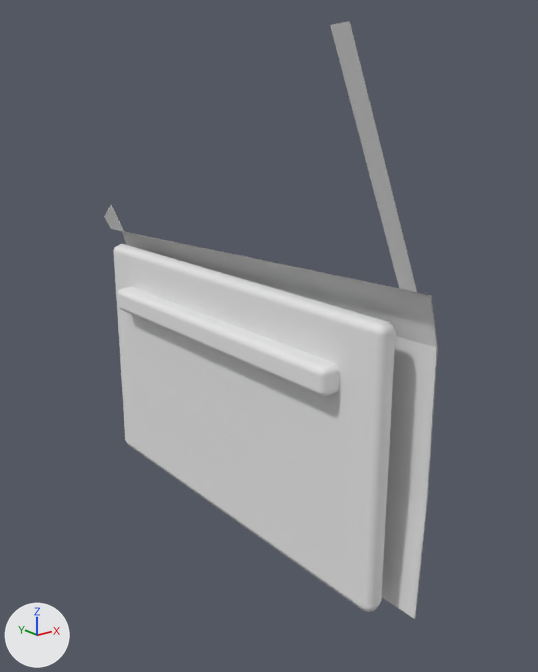
An edit to the OBJ model realweather/src/main/resources/assets/realweather/models/vehicle/sport/door_fr.obj, drawn before and after from the same camera.
Before and after are seen from a 50 mm camera at (-1.053, -1.927, 1.274) aimed at (-0.038, -0.658, 0.767). The axes (+X, +Y, +Z) are drawn at lower left. The lights are the same throughout. The older version comes first. Materials are left out; every surface is plain grey. Where no turn or scale is listed for an object, it has been applied to the vertices.

The scene before the commit, as lines of its bpy script (objects in view):
```python
me_door_fr = bpy.data.meshes.new('door_fr')
me_door_fr.from_pydata(...)  # 238 vertices, 193 faces; spans x -0.264..0.006, y -1.12..0.0, z 0.28..1.382
# faces by material slot: [9, 54, 54, 15, 54, 7]
me_door_fr.materials.append(mat_black)
me_door_fr.materials.append(mat_chrome)
me_door_fr.materials.append(mat_dash)
me_door_fr.materials.append(mat_paint)
me_door_fr.materials.append(mat_seat)
me_door_fr.materials.append(mat_trim)
ob_door_fr = bpy.data.objects.new('door_fr', me_door_fr)
ob_door_fr.location = (0.0, 0.0, 0.0)
```
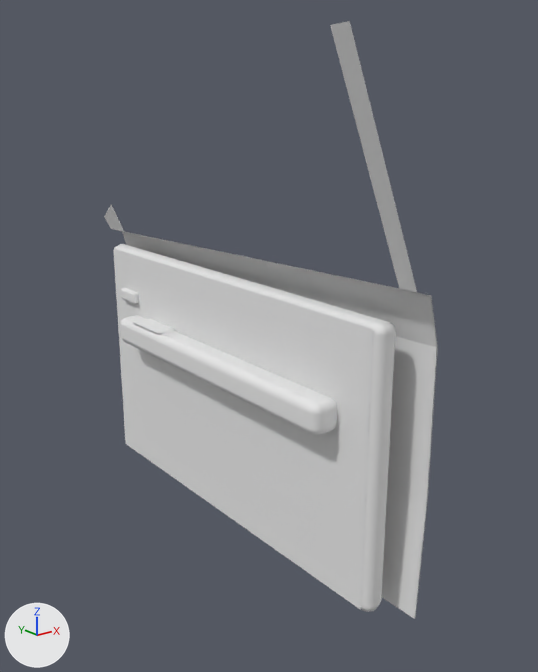
The change, as a diff of the scene's bpy script:
```diff
--- a/realweather/src/main/resources/assets/realweather/models/vehicle/sport/door_fr.obj.py
+++ b/realweather/src/main/resources/assets/realweather/models/vehicle/sport/door_fr.obj.py
@@ me_door_fr @@
 # used by ob_door_fr; location = (0.0, 0.0, 0.0)
-me_door_fr.from_pydata(...)  # 238 vertices, 193 faces; spans x -0.264..0.006, y -1.12..0.0, z 0.28..1.382
+me_door_fr.from_pydata(...)  # 302 vertices, 249 faces; spans x -0.264..0.006, y -1.12..0.0, z 0.28..1.382
+# me_door_fr part 1: a new loose piece of 56 vertices spanning x -0.13..-0.11, y -0.2..-0.12, z 0.76..0.79
+# me_door_fr part 2: a new loose piece of 56 vertices spanning x -0.175..-0.105, y -0.97..-0.18, z 0.66..0.73
+# me_door_fr part 3
+# 56 vertices are removed from x -0.16..-0.1, y -0.97..-0.15, z 0.74..0.8
+# 54 faces are deleted
+# 8 vertices are added at x -0.17..-0.11, y -1.05..-0.07, z 0.3..0.89
+# 2 new faces join them
```

Pixel boxes [x1, y1, x2, y2] of what changed, in the pictures (538 x 672 px):
part 1 of me_door_fr, added
    after: [121, 288, 139, 304]
part 2 of me_door_fr, added
    after: [120, 315, 337, 435]
part 3 of me_door_fr, cut back
    before: [117, 287, 340, 396]
    after: [114, 249, 373, 610]
